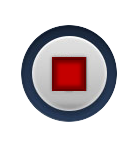
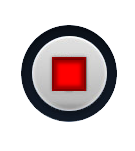
Revision of a layered 135px x 151px image; what changed, layer by layer:
hid "New Layer#2" over (x1=52, y1=57, x2=86, y2=91)
added layer "New Layer#1" (57%) above "Clipboard" over (x1=21, y1=25, x2=117, y2=121)
